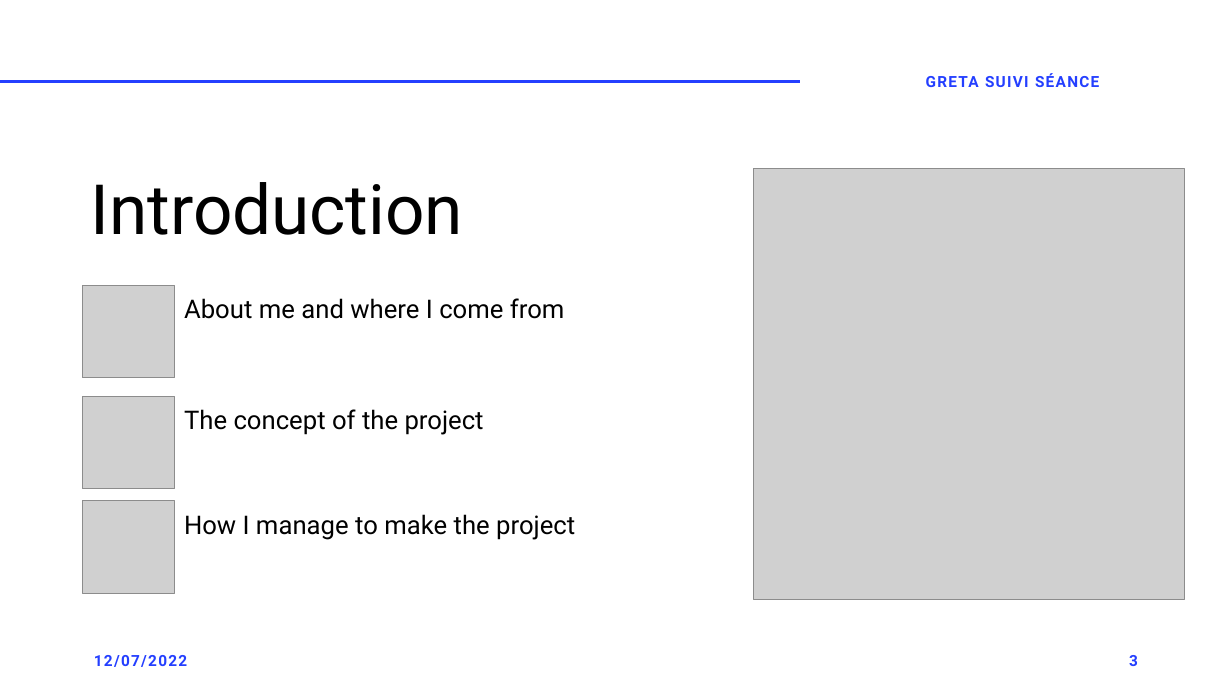
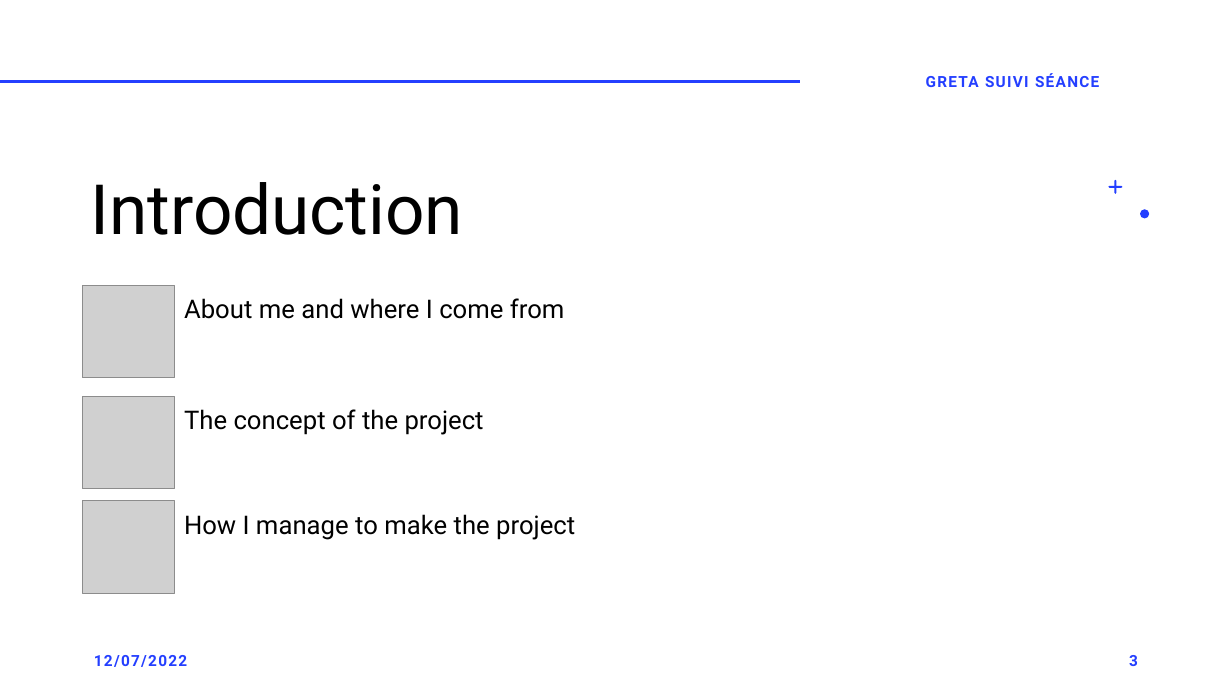
Before and after one commit to GreenHawk-99/AppGreta, a slide deck: slide 3 of doc/GRETA Suivi Séance.pptx. Drawn at 1232x693 pixels with LibreOffice and Linux fonts; fonts in the diff are those of the drawing; grey boxes stand for pictures. Boxes give left, top, right and bottom in pixels: in the first picture for what was removed or moved away, otherwise in the second. Text is boxed around its words. In the diff, an @@ line names an element or a change of style, - is before the commit and + after.

```diff
--- a/doc/GRETA Suivi Séance.pptx
+++ b/doc/GRETA Suivi Séance.pptx
@@ picture removed at [753, 168, 1185, 600] @@
@@ freeform shape added at [1109, 180, 1123, 194], fill #243FFF @@
@@ freeform shape added at [1141, 209, 1150, 218], fill #243FFF @@
```
Also in this commit, not shown: 12 other slides changed, 2 slides added, 2 slides removed, 1 other file.
